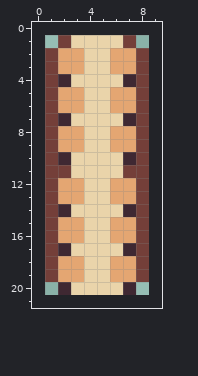
File history of a pixel-art sprite, data/graphics/images/woodWheel.png. That is the earlier state.
The file is 8x20 pixels. The old version is drawn lined up with the new one, on the new canvas.
After the commit:
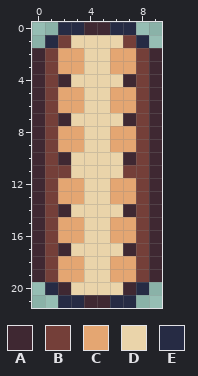
Palette (. is transparent): A #3f2832  B #743f39  C #e4a672  D #ead4aa  E #262b44
Diff:
canvas 8x20 -> 10x22, the old top-left corner now at 1,1
y 0: x 2..7 ...... -> EEAAEE
y 1: x 1 . -> E; x 8 . -> E
y 2..19: x 0 . -> A; x 9 . -> A
y 20: x 1 . -> E; x 8 . -> E
y 21: x 2..7 ...... -> EEAAEE
Where, in picture pixels (left, top, right, bottom), the same in both pictures:
added: (32, 22, 162, 308)
